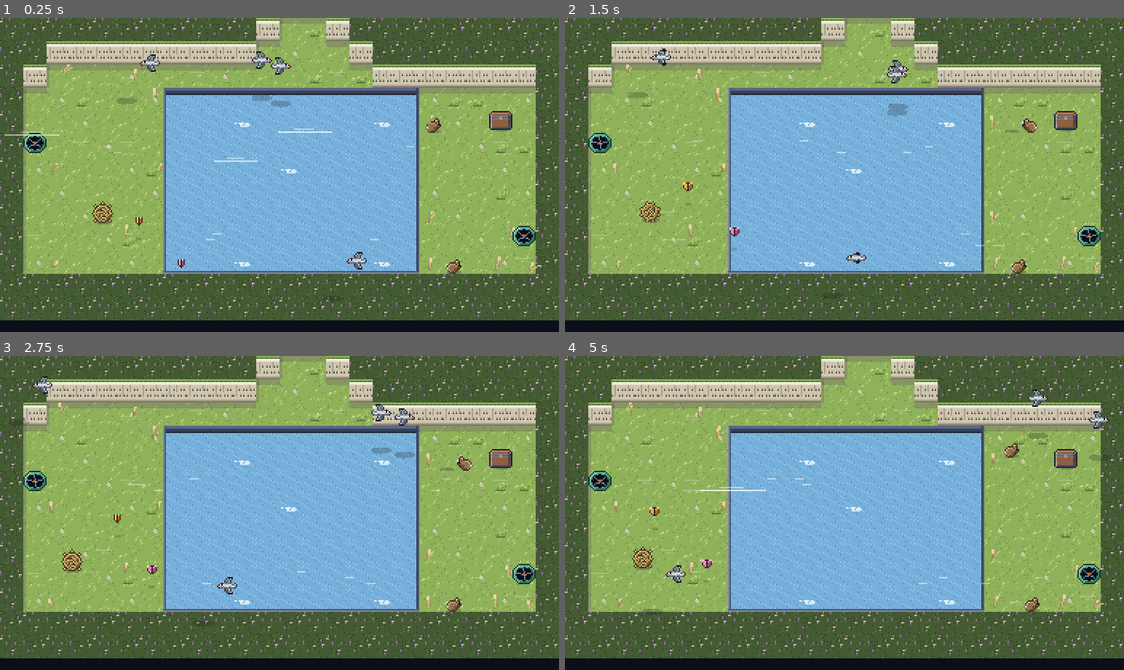
Above: before the commit, frames 1-4 (two rows, left to right).
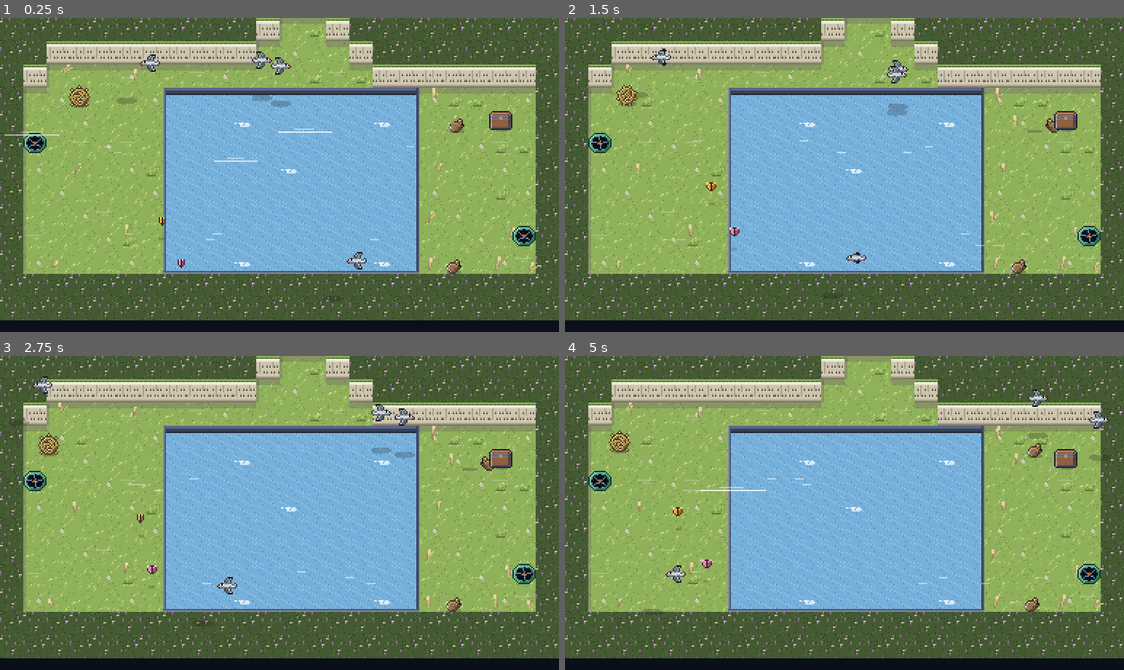
Above: after the commit, the same moments.

Repository: ashciraulo/Leviathan
Game: Godot game, scene res://rooms/room_6_-3.tscn
Two runs of this game, one before a commit and one after it. Both use one fixed random seed, a clock stepped at 60 frames per second and the inputs below. This scene is started directly instead of the project's main scene.
Inputs (mouse positions are in pixels of both pictures, inside the frame that each line leads up to):
- Up to frame 1 (0.25 s): no input
- Up to frame 2 (1.5 s): tap Enter (ui_accept) at 0.5, 0.77, 1.07 s; move the mouse to (967, 159) at 0.52 s; hold D (move_right) 0.53-1.25 s; hold J (attack) 0.53-1.25 s; click (967, 159) at 0.67 s; drag from (732, 190) to (816, 237) at 1.27 s
- Up to frame 3 (2.75 s): move the mouse to (335, 443) at 2.02 s; hold D (move_right) from 2.03 s (still down); hold K (interact) from 2.03 s (still down)
- Up to frame 4 (5 s): release D (move_right) at 2.75 s; release K (interact) at 2.75 s; drag from (816, 575) to (637, 563) at 2.77 s; move the mouse to (1012, 560) at 3.52 s; hold A (move_left) 3.53-4.25 s; hold I (item_2) 3.53-4.25 s; tap Enter (ui_accept) at 3.77, 4.07 s; drag from (676, 465) to (760, 434) at 4.27 s

The runs differ from the first frame. In frame 1, 0.8% of the frame differs, in the area x 9-84%, y 21-71%; in frame 2, 0.9%; in frame 3, 0.9%; in frame 4, 0.9%, in the area x 7-86%, y 22-69%.

Commit message:
Caves review: the Gallery's Tumbleburr stays off the streams, world_rooms keeps brazier and eye bars shut without the tool
Co-Authored-By: Claude Opus 5.5 <noreply@anthropic.com>
Claude-Session: https://claude.ai/code/session_01UYEn5XZXkHTUvmfLbrhNvJ

Diff:
--- a/rooms/room_6_-3.tscn
+++ b/rooms/room_6_-3.tscn
@@ -11,12 +11,12 @@
 layout = "############..##########
 ###########....#########
 ##..............########
-#......___________.....#
+#..t...___________.....#
 #......___________...C.#
 #>.....___________.....#
 #......___________.....#
 #......___________.....#
-#...t..___________.....#
+#......___________.....#
 #......___________....<#
 #......___________.....#
 ########################
--- a/tests/screenshots.gd
+++ b/tests/screenshots.gd
@@ -90,7 +90,7 @@
 			Vector2i(8, -3): ["rcave_clinker_way_in", Vector2i(11, 2)],
 			Vector2i(8, -4): ["rcave_clinker_vault", Vector2i(11, 10)],
 			Vector2i(6, -4): ["rcave_sailwind_way_in", Vector2i(12, 10)],
-			Vector2i(6, -3): ["rcave_sailwind_gallery", Vector2i(4, 5)],
+			Vector2i(6, -3): ["rcave_sailwind_gallery", Vector2i(3, 7)],
 		})
 		SaveManager.delete_save()
 		SaveManager.restore_aside(TEST_SLOT, "testbackup")
--- a/tests/smoke_test.gd
+++ b/tests/smoke_test.gd
@@ -4283,6 +4283,9 @@
 	await _wait(0.4)
 	var gallery: Room = game.current_room
 	var player: Player = game.player
+	# Its Tumbleburr wanders the west ledge; out of the way for the rides.
+	for burr in _child_of(gallery, Enemy):
+		burr.free()
 	var before := GameState.bubbles
 	var ends: Array[Vector2] = []
 	for ride: Array in [[Vector2i(4, 5), Vector2.RIGHT], [Vector2i(20, 9), Vector2.LEFT]]:
